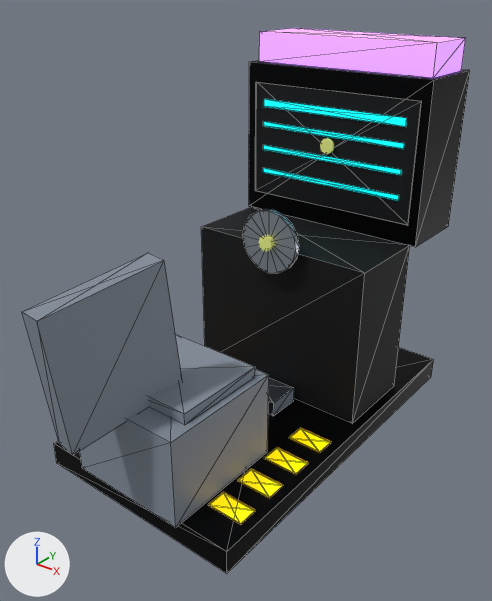
Renders of the glTF model godot/assets/models/tt_arc_racer.glb from each side of a commit.
Rendered twice from a camera (50 mm lens) standing at (1.86, -2.29, 2.19) and looking at (0.06, -0.04, 0.8). The lights are fixed; the arrows at lower left show +X, +Y and +Z. The older version comes first. Mesh edges are drawn as thin lines on the coarser meshes. Objects named as collision shapes, trigger or cutter boxes, shadow casters or lower levels of detail are left out. Vertices at exactly the same position are counted once.

Script lines for the objects in view, before the commit:
```python
ob_racer_base = bpy.data.objects.new('Racer_Base', me_racer_base)
ob_racer_base.location = (0.0, 0.0, 0.0)
ob_seat_back = bpy.data.objects.new('Seat_Back', me_seat_back)
ob_seat_back.location = (0.0, 0.0, 0.0)
ob_seat_shell = bpy.data.objects.new('Seat_Shell', me_seat_shell)
ob_seat_shell.location = (0.0, 0.0, 0.0)
ob_track_stripes = bpy.data.objects.new('Track_Stripes', me_track_stripes)
ob_track_stripes.location = (0.0, 0.0, 0.0)
ob_wheel = bpy.data.objects.new('Wheel', me_wheel)
ob_wheel.location = (0.0, 0.0, 0.0)
# also in view: 'Pedals' at (0.0, 0.17, 0.16); 'Racer_Marquee' at (0.0, 0.94, 1.82); 'Scr_Art' at (0.0, 0.71, 1.37); 'Screen_Housing' at (0.0, 0.93, 1.35); 'Screen_Plate' at (0.0, 0.72, 1.35)
```
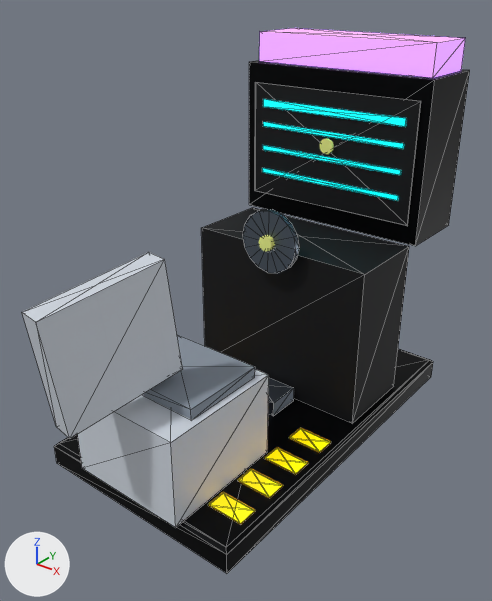
Edits to the bpy script that builds the scene:
```text
Change mat_tt_whitecomposite:
    where n3 = _N.new('ShaderNodeTexImage'); n3.name = 'Image Texture'
    n3.image: img_image_1 -> img_image_2
Change mat_tt_brushedsteel:
    where n3 = _N.new('ShaderNodeTexImage'); n3.name = 'Image Texture'
    n3.image: img_image_2 -> img_image_1
Change me_racer_base:
    used by ob_racer_base; location = (0.0, 0.0, 0.0)
    remove me_racer_base.from_pydata(...)  # 10 vertices, 16 faces; spans x -0.55..0.55, y -0.77..1.13, z 0.0..0.12
    add me_racer_base.from_pydata(...)  # 14 vertices, 24 faces; spans x -0.55..0.55, y -0.77..1.13, z 0.0..0.12
    me_racer_base part 1
    4 vertices are removed from x -0.55..0.55, y -0.77..1.13, z 0.12
    12 faces are deleted
    8 vertices are added at x -0.55..0.55, y -0.77..1.13, z 0.1..0.12
    20 new faces join them
Change me_seat_back:
    used by ob_seat_back; location = (0.0, 0.0, 0.0)
    remove me_seat_back.from_pydata(...)  # 10 vertices, 16 faces; spans x -0.082..0.082, y -1.126..-0.492, z 0.508..1.182
    add me_seat_back.from_pydata(...)  # 10 vertices, 16 faces; spans x -0.086..0.086, y -1.126..-0.492, z 0.583..1.187
    me_seat_back part 2
    me_seat_back.vertices[0].co: (0.018, -1.056, 0.508) -> (0.013, -1.056, 0.583)  # pixel (72, 455) -> pixel (69, 438)
    me_seat_back.vertices[1].co: (0.018, -1.126, 1.118) -> (0.013, -1.126, 1.113)  # pixel (36, 321) -> pixel (35, 322)
    me_seat_back.vertices[2].co: (-0.082, -1.045, 0.509) -> (-0.086, -1.043, 0.585)  # pixel (59, 443) -> pixel (56, 426)
    me_seat_back.vertices[3].co: (-0.082, -1.115, 1.119) -> (-0.086, -1.113, 1.115)  # pixel (21, 311) -> pixel (21, 312)
    me_seat_back.vertices[4].co: (-0.018, -0.492, 0.572) -> (-0.013, -0.492, 0.657)
    me_seat_back.vertices[5].co: (-0.018, -0.562, 1.182) -> (-0.013, -0.562, 1.187)  # pixel (148, 252)
    me_seat_back.vertices[6].co: (0.082, -0.503, 0.571) -> (0.086, -0.505, 0.655)  # not seen -> pixel (182, 369)
    me_seat_back.vertices[7].co: (0.082, -0.573, 1.181) -> (0.086, -0.575, 1.185)  # pixel (164, 260) -> pixel (164, 259)
    me_seat_back.vertices[8].co: (0.0, -0.774, 0.54) -> (0.0, -0.774, 0.62)
```

Boxes (x1, y1, x2, y2) around the edits, measured in the pictures (492 x 601 px):
'Seat_Back', surface changed, reshaped (lighter, 8% shorter)
    before: (22, 253, 182, 455)
    after: (22, 252, 182, 438)
'Seat_Shell', surface changed (lighter)
    both: (80, 369, 269, 527)
'Racer_Base', reshaped
    before: (54, 347, 434, 573)
    after: (54, 349, 433, 573)
'Wheel', surface changed (darker)
    both: (243, 209, 299, 273)
